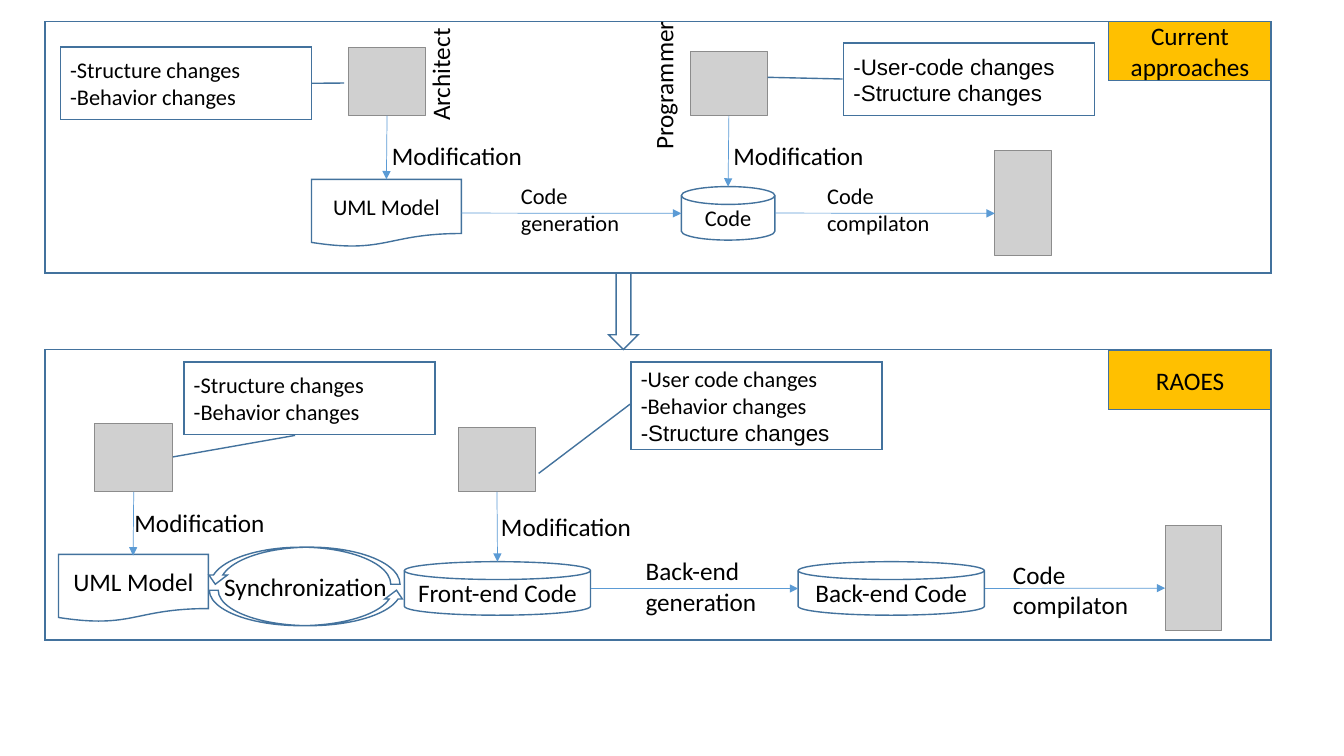
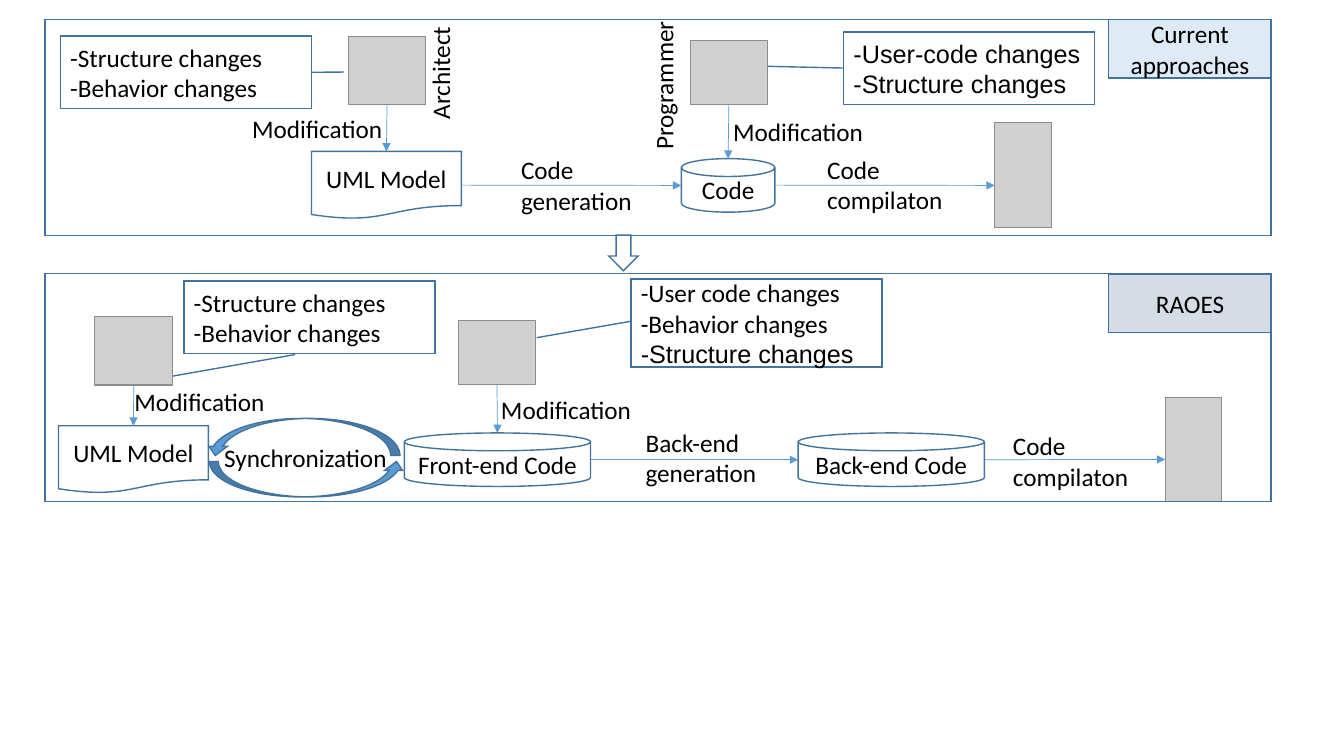
Before and after one commit to phamvancam2104/USMSyncCpp, a slide deck: slide 1 of figures/frontend.pptx. Drawn at 1344x756 pixels with LibreOffice and Linux fonts; fonts in the diff are those of the drawing; grey boxes stand for pictures. Boxes give left, top, right and bottom in pixels: in the first picture for what was removed or moved away, otherwise in the second. Text is boxed around its words. In the diff, an @@ line names an element or a change of style, - is before the commit and + after.

```diff
--- a/figures/frontend.pptx
+++ b/figures/frontend.pptx
@@ rectangle: place and size @@
-rectangle at [45, 21, 1272, 273]
+rectangle at [45, 19, 1272, 235]
@@ rectangle "Current approaches" at [1109, 19, 1271, 78]: fill #FFC000 to #DEEBF7 @@
@@ 2 pictures, 2 border callouts: place and size @@
-2 pictures, 2 border callouts at [60, 43, 1095, 120]
+2 pictures, 2 border callouts at [60, 32, 1095, 109]
@@ text "Modification": place and size @@
-text "Modification" at [392, 147, 522, 165]
+text "Modification" at [252, 120, 382, 138]
@@ arrow moved from (387, 116) - (386, 179) to (387, 105) - (386, 151) @@
@@ arrow moved from (729, 116) - (728, 187) to (729, 105) - (728, 158) @@
@@ text "Code": place and size @@
-text "Code" at [827, 188, 929, 235]
+text "Code" at [827, 161, 942, 213]
@@ text "Code": place and size @@
-text "Code" at [521, 188, 619, 235]
+text "Code" at [521, 161, 632, 215]
@@ 1 picture, 1 flow chart document, 1 cylinder: place and size @@
-1 picture, 1 flow chart document, 1 cylinder at [312, 151, 1052, 256]
+1 picture, 1 flow chart document, 1 cylinder at [312, 123, 1052, 228]
@@ 2 arrows, 1 text: place and size @@
-2 arrows, 1 text at [462, 147, 995, 214]
+2 arrows, 1 text at [462, 123, 995, 186]
@@ down arrow: place and size @@
-down arrow at [609, 273, 638, 350]
+down arrow at [609, 235, 638, 270]
@@ rectangle: place and size @@
-rectangle at [45, 350, 1272, 640]
+rectangle at [45, 273, 1272, 501]
@@ size 16 to 18 pt in 7 elements at [60, 36, 312, 109], [844, 32, 1095, 105], [312, 151, 462, 219], [682, 158, 775, 212], [521, 161, 632, 215], [827, 161, 942, 213], [184, 281, 435, 354] @@
@@ border callout "-Structure changes": place and size @@
-border callout "-Structure changes" at [184, 362, 435, 435]
+border callout "-Structure changes" at [184, 281, 435, 354]
@@ border callout "-User code changes": place and size @@
-border callout "-User code changes" at [631, 362, 882, 450]
+border callout "-User code changes" at [631, 279, 882, 367]
@@ border callout "-User code changes" at [631, 279, 882, 367]: size 16 to 18 pt; proportions changed @@
@@ rectangle "RAOES": place and size @@
-rectangle "RAOES" at [1109, 351, 1271, 409]
+rectangle "RAOES" at [1109, 274, 1271, 333]
@@ rectangle "RAOES" at [1109, 274, 1271, 333]: fill #FFC000 to #D6DCE5 @@
@@ picture: place and size @@
-picture at [95, 423, 172, 492]
+picture at [95, 317, 172, 385]
@@ picture: place and size @@
-picture at [459, 427, 536, 492]
+picture at [459, 321, 536, 385]
@@ text "Modification": place and size @@
-text "Modification" at [134, 514, 264, 533]
+text "Modification" at [134, 393, 264, 412]
@@ arrow moved from (134, 492) - (133, 556) to (134, 385) - (133, 425) @@
@@ arrow moved from (497, 492) - (498, 562) to (497, 385) - (498, 434) @@
@@ curved up arrow at [206, 418, 399, 456]: fill none to #5B9BD5 @@
@@ text "Modification": place and size @@
-text "Modification" at [501, 518, 631, 536]
+text "Modification" at [501, 401, 631, 419]
@@ 3 texts, 2 cylinders, 2 arrows, 2 curved up arrows, 1 picture, 1 flow chart document: place and size @@
-3 texts, 2 cylinders, 2 arrows, 2 curved up arrows, 1 picture, 1 flow chart document at [58, 526, 1222, 631]
+3 texts, 2 cylinders, 2 arrows, 2 curved up arrows, 1 picture, 1 flow chart document at [58, 397, 1222, 502]
@@ curved up arrow at [210, 462, 405, 497]: fill none to #5B9BD5 @@
```
Also in this commit, not shown: 30 other files.
